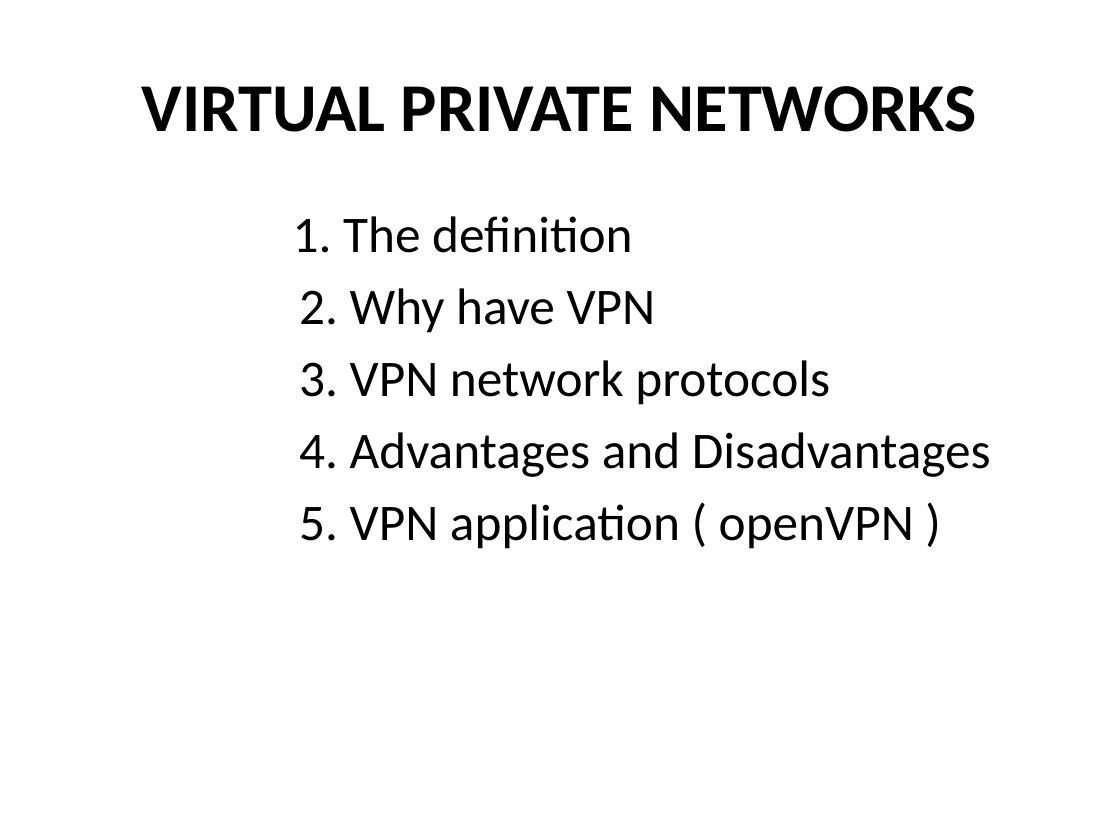
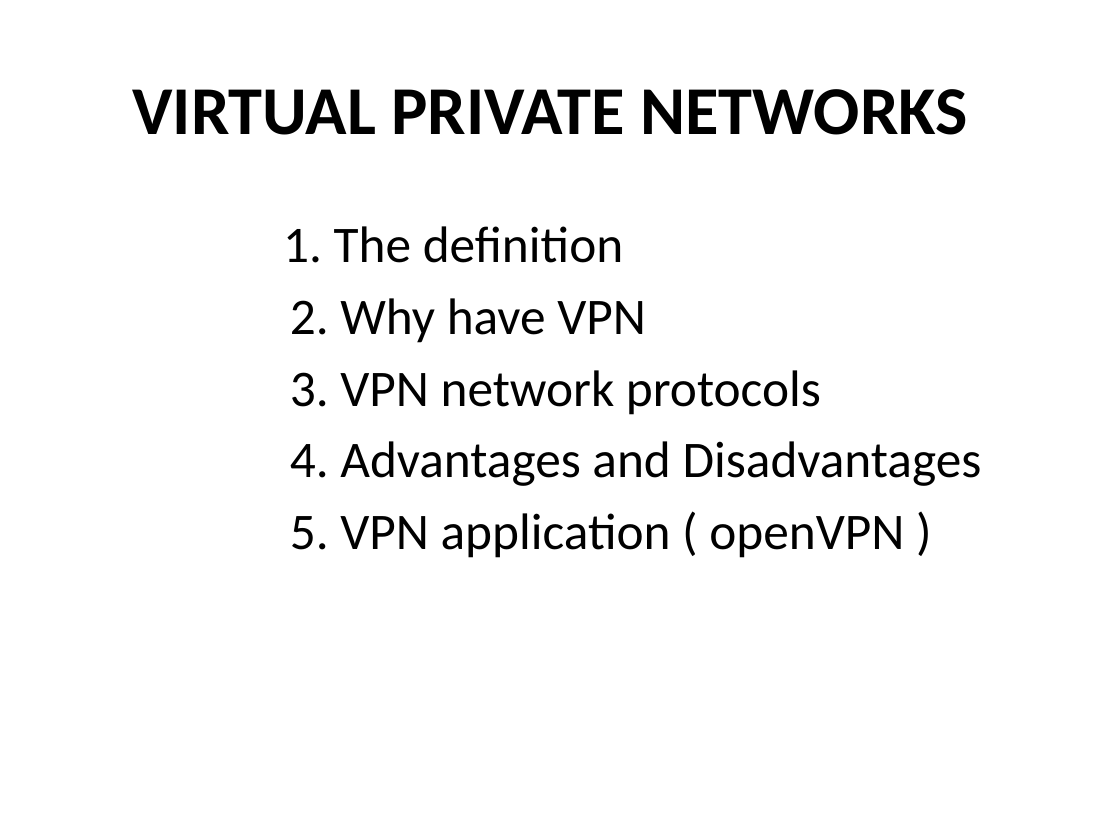
Before and after one commit to congnv8192/virtual-private-network-demo, a slide deck: slide 3 of present/VIRTUAL PRIVATE NETWORKS.pptx. Drawn at 1120x840 pixels with LibreOffice and Linux fonts; fonts in the diff are those of the drawing; background and template pictures are left out. Boxes give left, top, right and bottom in pixels: in the first picture for what was removed or moved away, otherwise in the second. Text is boxed around its words. In the diff, an @@ line names an element or a change of style, - is before the commit and + after.

```diff
--- a/present/VIRTUAL PRIVATE NETWORKS.pptx
+++ b/present/VIRTUAL PRIVATE NETWORKS.pptx
@@ title "VIRTUAL PRIVATE NETWORKS": place and size @@
-title "VIRTUAL PRIVATE NETWORKS" at box(142, 86, 978, 132)
+title "VIRTUAL PRIVATE NETWORKS" at box(132, 89, 968, 135)
@@ text "1. The definition": place and size @@
-text "1. The definition" at box(293, 216, 991, 549)
+text "1. The definition" at box(283, 226, 982, 558)
```
Also in this commit, not shown: 9 other slides changed, 11 slides added, 12 other files.
